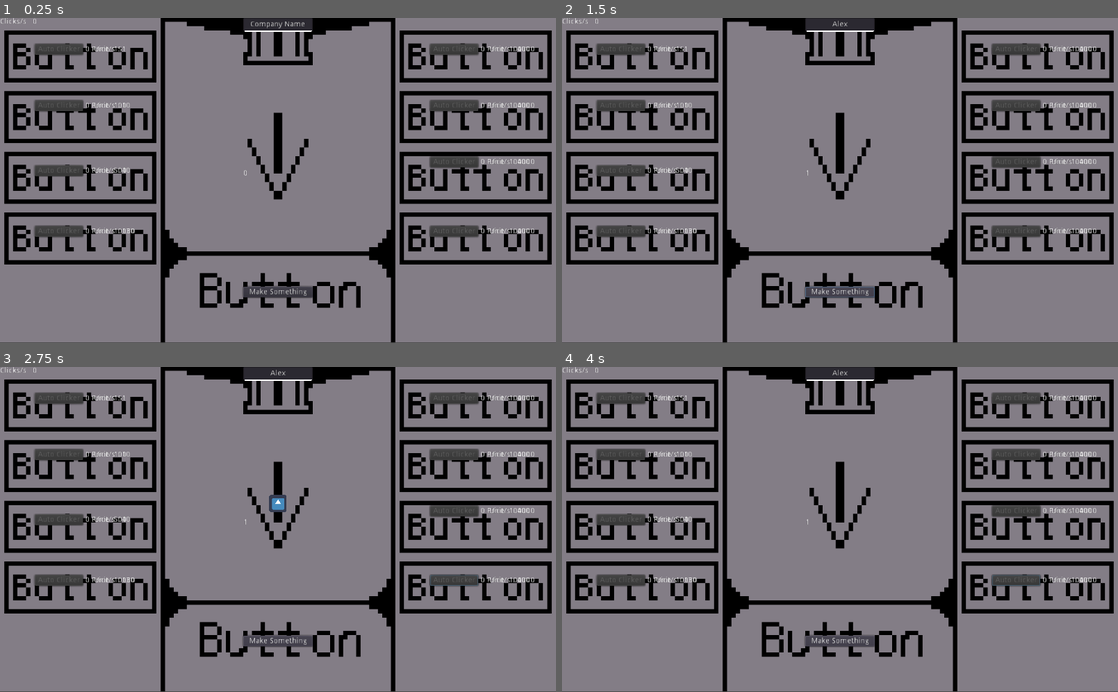
Above: before the commit, frames 1-4 (two rows, left to right).
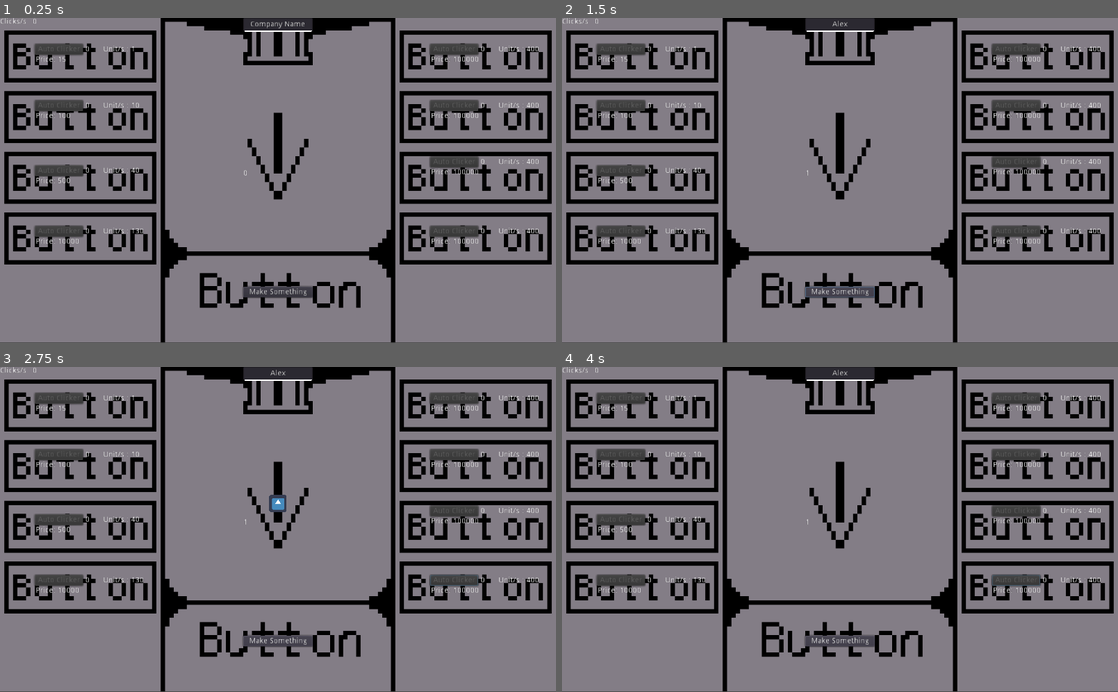
Above: after the commit, the same moments.

Repository: KeithButler-WIT/Godot-AutoClicker
Game: Godot game, scene res://Scenes/Main.tscn
Same seed, same stepped clock (60 frames per second), same inputs: the game is played once before the commit and once after it. The engine's default icon, where the game draws it, is replaced by a stand-in: a white triangle on a blue panel in a dark square.
Inputs (mouse positions are in pixels of both pictures, inside the frame that each line leads up to):
- Up to frame 1 (0.25 s): no input
- Up to frame 2 (1.5 s): click (840, 24) at 0.52 s; type "Alex" at 0.6 s; click "Make Something" at 1.25 s
- Up to frame 3 (2.75 s): tap Enter at 2 s; hold Up (ui_up) from 2.03 s (still down)
- Up to frame 4 (4 s): release Up (ui_up) at 2.78 s; hold Down (ui_down) 2.78-3.53 s; hold Up (ui_up) from 3.53 s (still down)

The runs differ from the first frame. In frame 1, 0.9% of the frame differs, in the area x 6-97%, y 8-70%; in frame 2, 0.9%; in frame 3, 0.9%; in frame 4, 0.9%.

Commit message:
Update AutoClickerScene.tscn

Diff:
--- a/Scenes/AutoClickerScene.tscn
+++ b/Scenes/AutoClickerScene.tscn
@@ -3,8 +3,8 @@
 [ext_resource path="res://Scripts/AutoClickerScene.gd" type="Script" id=1]
 
 [node name="AutoClickers" type="Control"]
-margin_right = 160.0
-margin_bottom = 20.0
+margin_right = 178.0
+margin_bottom = 73.0
 script = ExtResource( 1 )
 
 [node name="Button" type="Button" parent="."]
@@ -24,14 +24,14 @@
 autostart = true
 
 [node name="Price" type="Label" parent="."]
-margin_left = 105.0
-margin_top = 3.0
-margin_right = 105.0
-margin_bottom = 17.0
+margin_left = 2.0
+margin_top = 22.0
+margin_right = 2.0
+margin_bottom = 36.0
 
 [node name="HBoxContainer" type="HBoxContainer" parent="."]
-margin_left = 109.0
-margin_right = 160.0
+margin_left = 126.0
+margin_right = 177.0
 margin_bottom = 20.0
 
 [node name="Text" type="Label" parent="HBoxContainer"]
